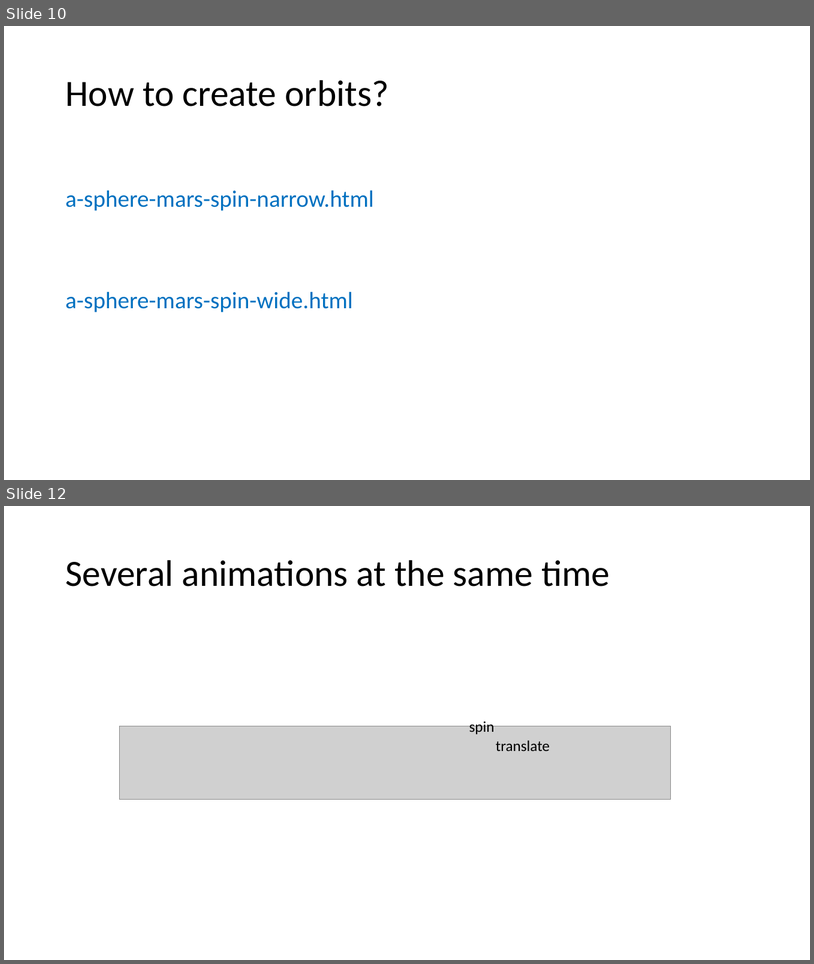
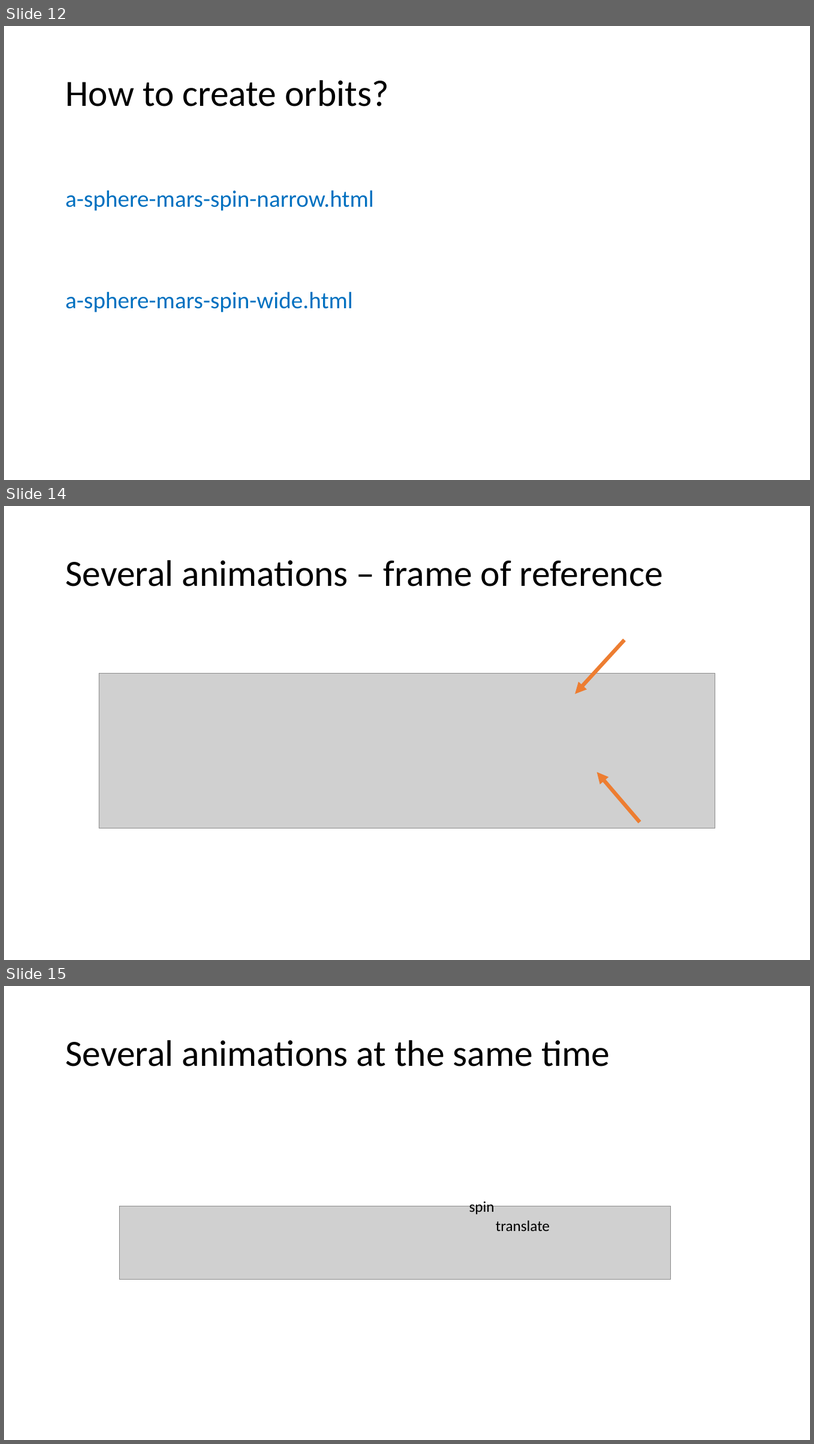
Before and after one commit to wonder-phil/UEMCON-2025, a slide deck: p04/A-frame-moving-geometric-objects.pptx. Shown one above the other, each under a label of ours: slides 10 and 12 before the commit, slides 12, 14 and 15 after it; the slides between them are not shown. The pictures are 814x964 and 814x1444 pixels, drawn with LibreOffice and Linux fonts; fonts in the diff are those of the drawing; grey boxes stand for pictures. Boxes give left, top, right and bottom in pixels: in the first picture for what was removed or moved away, otherwise in the second. Text is boxed around its words. In the diff, an @@ line names an element or a change of style, - is before the commit and + after.

```diff
--- a/p04/A-frame-moving-geometric-objects.pptx
+++ b/p04/A-frame-moving-geometric-objects.pptx
@@ slide 14 added at (x1=4, y1=506, x2=810, y2=960), background #FFFFFF @@
@@ title added at (x1=65, y1=560, x2=663, y2=586), 44 pt, text #000000 @@
+Several animations – frame of reference
@@ arrow added from (624, 640) to (576, 694), #ED7D31 4.5 pt @@
@@ picture added at (x1=99, y1=673, x2=716, y2=828) @@
@@ arrow added from (641, 822) to (597, 772), #ED7D31 4.5 pt @@
@@ what was slide 10 is now slide 12 @@
@@ what was slide 12 is now slide 15 @@
```
Also in this commit, not shown: 3 slides changed, 2 other slides added, 20 other files.
